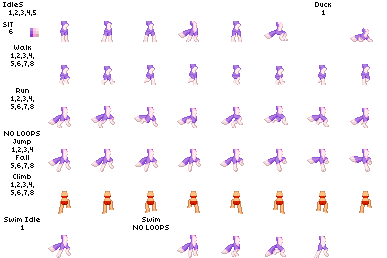
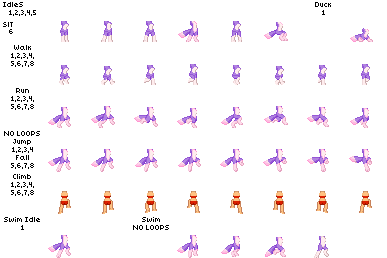
Revision of a layered 387x258 image; what changed, layer by layer:
hid group "palette" (3 layers) over [30, 28, 39, 37]
added group "pink tailtip" with 4 layers above "aaaaa" over [48, 32, 358, 257]
added layer "edge" (75%) in group "pink tailtip" over [51, 32, 358, 255]
added layer "pink" in group "pink tailtip" over [48, 32, 358, 257]
added layer "variant - pink socks" (50%) above "body fg" over [56, 33, 373, 258]
